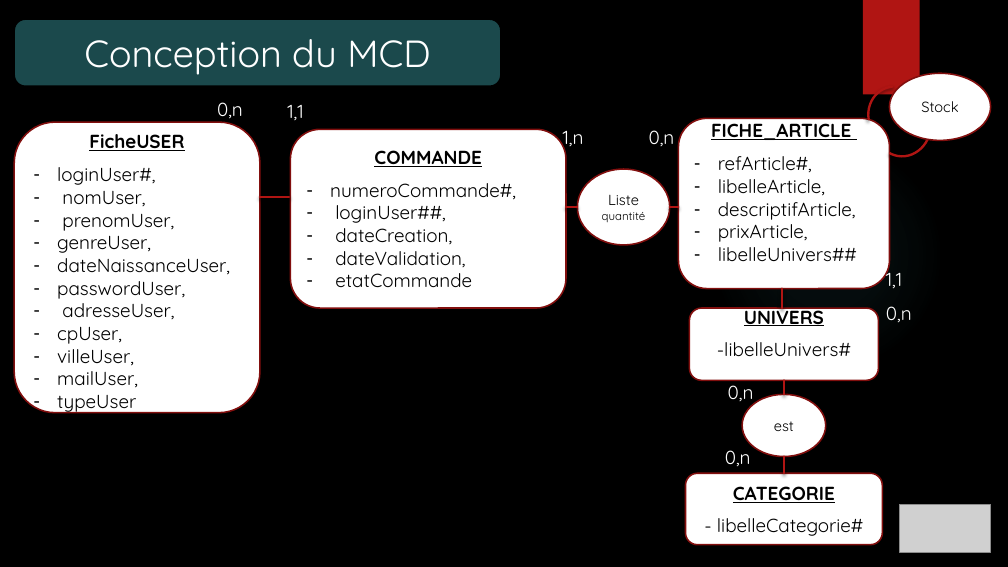
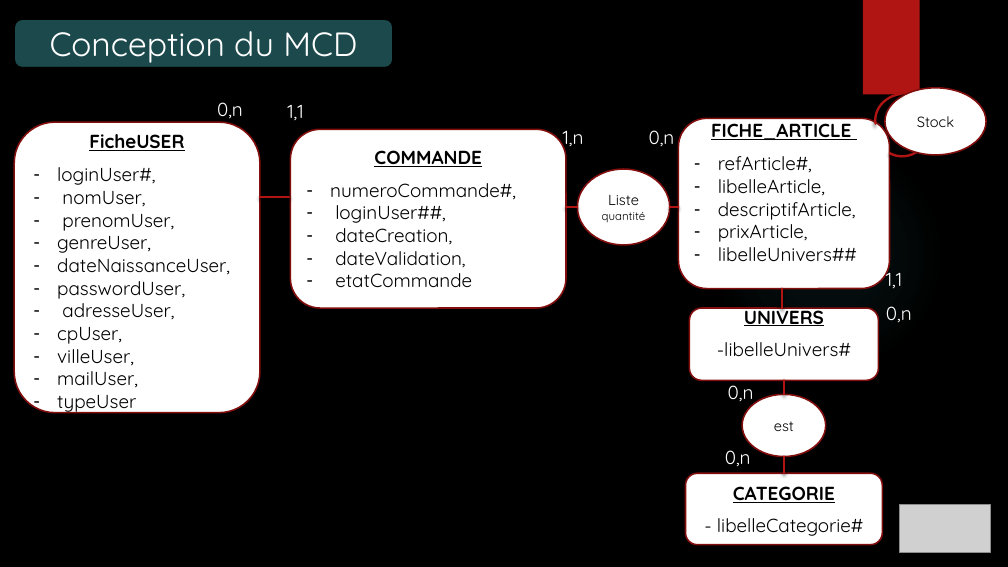
Before and after one commit to ChampemeDylan/UPOP, a slide deck: slide 6 of Présentation UPOP.pptx (slide 11 before the commit). Drawn at 1008x567 pixels with LibreOffice and Linux fonts; fonts in the diff are those of the drawing; grey boxes stand for pictures; background and template pictures are left out. Boxes give left, top, right and bottom in pixels: in the first picture for what was removed or moved away, otherwise in the second. Text is boxed around its words. In the diff, an @@ line names an element or a change of style, - is before the commit and + after.

```diff
--- a/Présentation UPOP.pptx
+++ b/Présentation UPOP.pptx
@@ rounded rectangle "Conception du MCD": place and size @@
-rounded rectangle "Conception du MCD" at (14, 19, 501, 86)
+rounded rectangle "Conception du MCD" at (14, 19, 393, 67)
@@ rounded rectangle "Conception du MCD" at (14, 19, 393, 67): size 36 to 32 pt @@
@@ ellipse "Stock": place and size @@
-ellipse "Stock" at (890, 73, 991, 141)
+ellipse "Stock" at (885, 88, 987, 155)
@@ arc (boxed as its full ellipse): place and size @@
-arc (boxed as its full ellipse) at (864, 83, 925, 147)
+arc (boxed as its full ellipse) at (872, 90, 937, 149)
```
Also in this commit, not shown: 10 other slides changed, 3 slides added, 21 slides removed, 1 other file.
